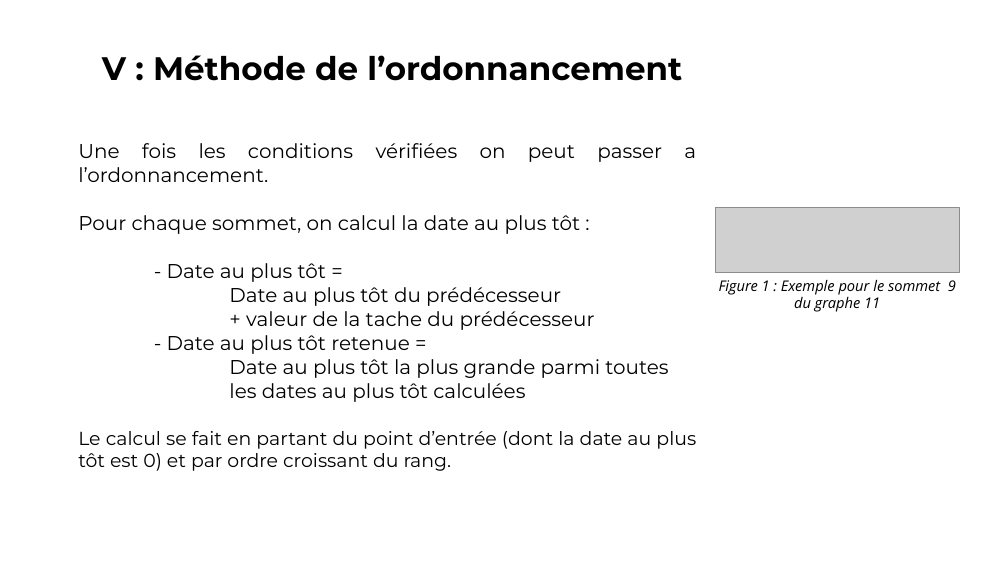
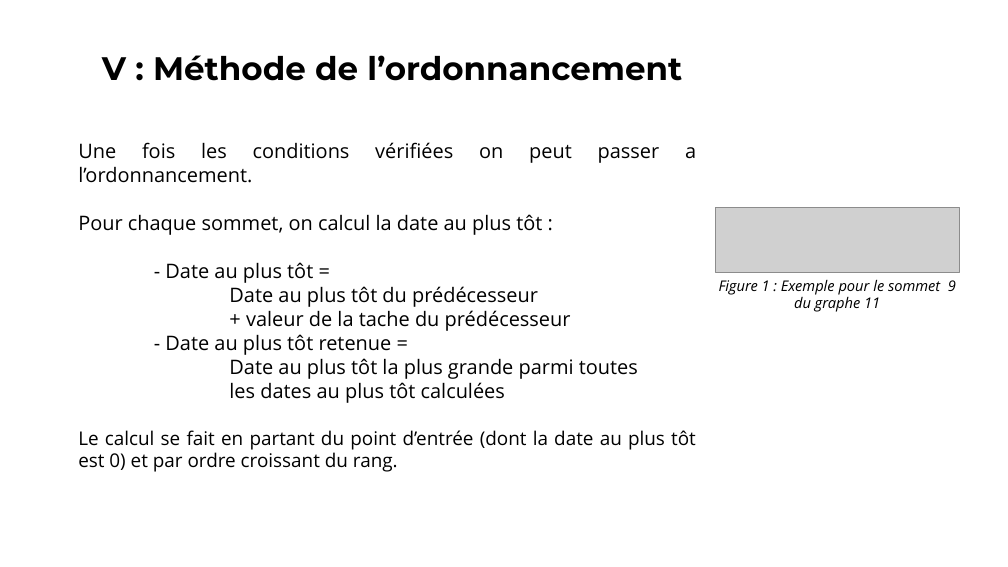
Before and after one commit to vincentdbs/ProjetTheorieDesGraphes, a slide deck: slide 12 of A4_Presentation.pptx. Drawn at 1008x567 pixels with LibreOffice and Linux fonts; fonts in the diff are those of the drawing; grey boxes stand for pictures. Boxes give left, top, right and bottom in pixels: in the first picture for what was removed or moved away, otherwise in the second. Text is boxed around its words. In the diff, an @@ line names an element or a change of style, - is before the commit and + after.

Commit message:
ppt rang

```diff
--- a/A4_Presentation.pptx
+++ b/A4_Presentation.pptx
@@ text "Une fois les conditions vérifiées ..." at bbox=[78, 142, 696, 472]: font Montserrat to Open Sans @@
```
Also in this commit, not shown: 5 other slides changed.
